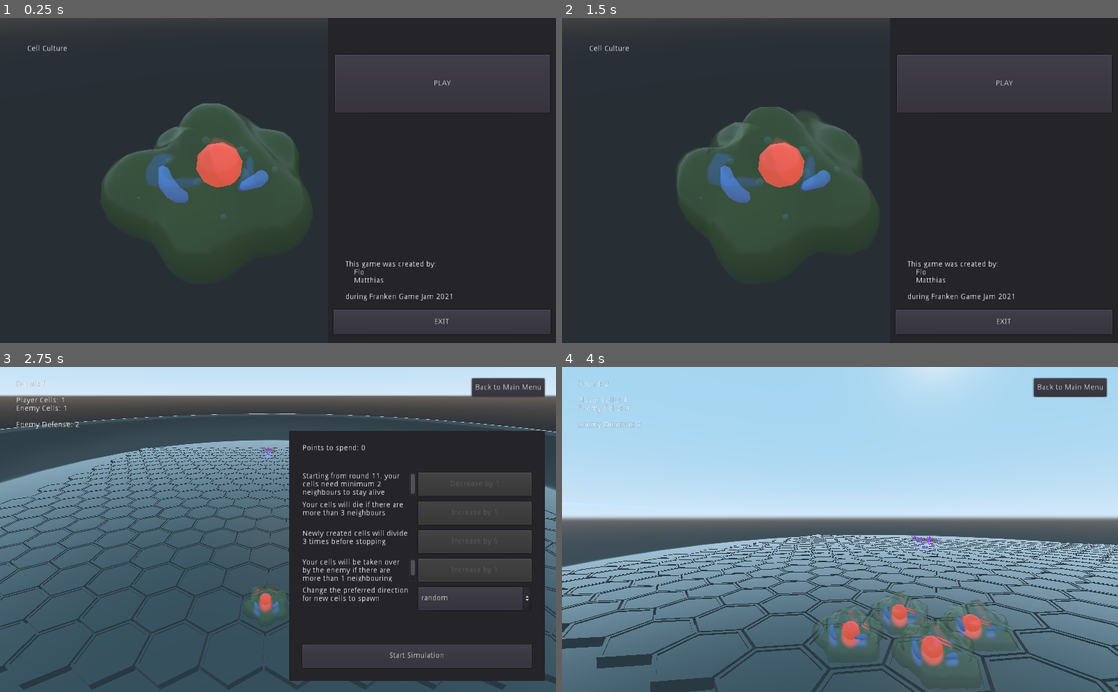
Above: before the commit, frames 1-4 (two rows, left to right).
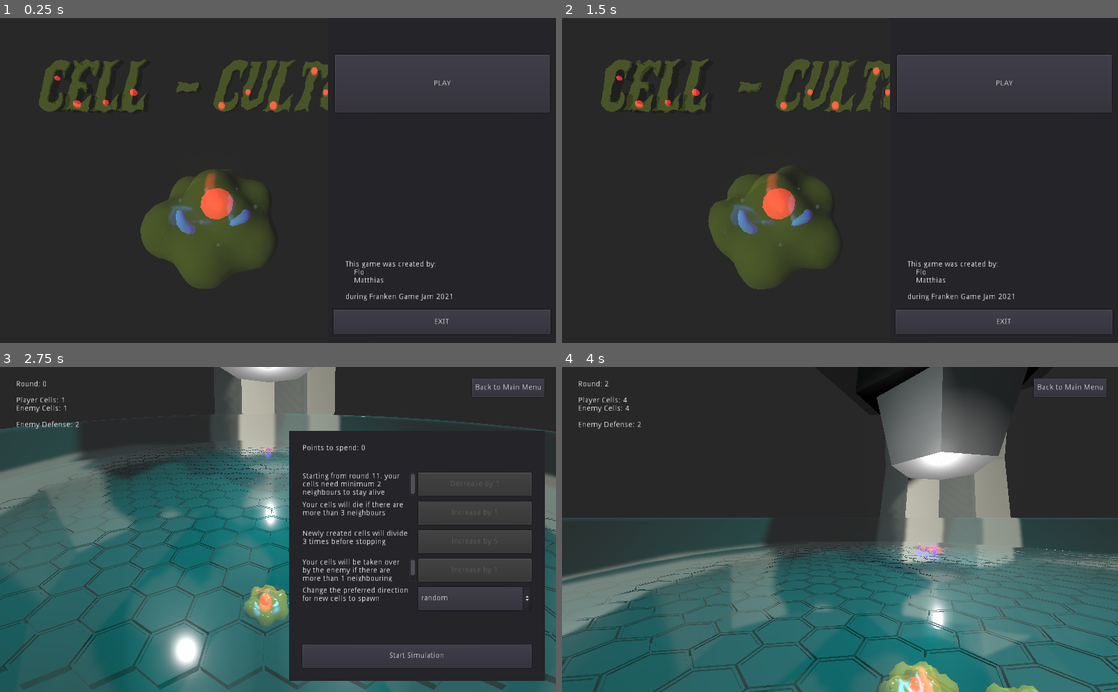
Above: after the commit, the same moments.

Repository: KrtzDev/cell-culture
Game: Godot game, scene res://MainMenu.tscn
Same seed, same stepped clock (60 frames per second), same inputs: the game is played once before the commit and once after it.
Inputs (mouse positions are in pixels of both pictures, inside the frame that each line leads up to):
- Up to frame 1 (0.25 s): no input
- Up to frame 2 (1.5 s): click "PLAY" at 0.5 s; click "Back to Main Menu" at 1.25 s
- Up to frame 3 (2.75 s): click "PLAY" at 2 s
- Up to frame 4 (4 s): click "Start Simulation" at 2.75 s; tap Enter (ui_accept) at 3.5, 3.77 s; move the mouse to (867, 529) at 3.52 s; hold Up (ui_up) from 3.53 s (still down); hold Q (lower) from 3.53 s (still down)

The runs differ from the first frame. In frame 1, 14% of the frame differs, in the area x 0-59%, y 0-83%; in frame 2, 14%; in frame 3, 46%; in frame 4, 93%, in the area x 0-100%, y 0-100%.

Commit message:
Lighting and Environment work

Diff:
--- a/cell-culture/CameraNode.tscn
+++ b/cell-culture/CameraNode.tscn
@@ -6,4 +6,4 @@
 script = ExtResource( 1 )
 
 [node name="Camera" type="ClippedCamera" parent="."]
-transform = Transform( 1, 0, 0, 0, 1, 0, 0, 0, 1, 0, 0, 0 )
+transform = Transform( 1, 0, 0, 0, 0.866025, 0.5, 0, -0.5, 0.866025, 0, 0, 0 )
--- /dev/null
+++ b/cell-culture/Cell-CultureText.tscn
@@ -0,0 +1,17 @@
+[gd_scene load_steps=5 format=2]
+
+[ext_resource path="res://models/other/Cell-CultureText.glb" type="PackedScene" id=1]
+[ext_resource path="res://models/shader/cellCore.tres" type="Material" id=2]
+[ext_resource path="res://models/shader/cell_enemy.gdshader" type="Shader" id=3]
+
+[sub_resource type="ShaderMaterial" id=1]
+shader = ExtResource( 3 )
+shader_param/Color = Color( 0.560784, 0.682353, 0.168627, 0.439216 )
+shader_param/strength = 4.0
+shader_param/Roughness = 0.17
+
+[node name="Cell-CultureText" instance=ExtResource( 1 )]
+
+[node name="Text002" parent="." index="0"]
+material/0 = SubResource( 1 )
+material/1 = ExtResource( 2 )
--- a/cell-culture/Level.tscn
+++ b/cell-culture/Level.tscn
@@ -1,15 +1,14 @@
-[gd_scene load_steps=6 format=2]
+[gd_scene load_steps=8 format=2]
 
 [ext_resource path="res://scripts/PetriDishCreator.gd" type="Script" id=1]
 [ext_resource path="res://CameraNode.tscn" type="PackedScene" id=2]
 [ext_resource path="res://Interface/Interface.tscn" type="PackedScene" id=3]
 [ext_resource path="res://petriDish.tscn" type="PackedScene" id=4]
 [ext_resource path="res://scripts/GameManager.gd" type="Script" id=5]
+[ext_resource path="res://microscope.tscn" type="PackedScene" id=6]
+[ext_resource path="res://Level_env.tres" type="Environment" id=7]
 
 [node name="Level" type="Spatial"]
-
-[node name="PetriDish" parent="." instance=ExtResource( 4 )]
-transform = Transform( 0.85, 0, 0, 0, 0.85, 0, 0, 0, 0.85, 8.71183, -0.1674, 7.3684 )
 
 [node name="GameManager" type="Spatial" parent="."]
 script = ExtResource( 5 )
@@ -18,6 +17,49 @@
 script = ExtResource( 1 )
 
 [node name="CameraNode" parent="." instance=ExtResource( 2 )]
-transform = Transform( -1, -4.37114e-08, -7.57103e-08, 0, 0.866025, -0.5, 8.74228e-08, -0.5, -0.866025, 9.2, 3.3, 16.9 )
+transform = Transform( -1, 0, 8.74227e-08, 0, 1, 0, -8.74228e-08, 0, -1, 9.2, 3.3, 16.9 )
 
 [node name="Interface" parent="." instance=ExtResource( 3 )]
+
+[node name="Lights" type="Spatial" parent="."]
+
+[node name="DirectionalLight" type="DirectionalLight" parent="Lights"]
+transform = Transform( 0.78301, -0.484361, 0.390244, 0.0819419, 0.702249, 0.7072, -0.616588, -0.521767, 0.589557, 59.9489, 55.8725, 44.6245 )
+light_color = Color( 1, 0.992157, 0.909804, 1 )
+light_energy = 1.734
+shadow_enabled = true
+shadow_color = Color( 0, 0.0470588, 0.0745098, 1 )
+
+[node name="DirectionalLight2" type="DirectionalLight" parent="Lights"]
+transform = Transform( 0.530496, 0.705836, -0.469436, 0, 0.553784, 0.83266, 0.847687, -0.441723, 0.29378, -62.9145, 81.5878, 62.7971 )
+light_color = Color( 0.886275, 1, 0.992157, 1 )
+light_energy = 0.266
+
+[node name="OmniLight" type="OmniLight" parent="Lights"]
+transform = Transform( 1, 0, 0, 0, 1, 0, 0, 0, 1, 8.74775, 3.00267, 4.34716 )
+light_energy = 5.11
+shadow_enabled = true
+omni_range = 7.66563
+
+[node name="OmniLight2" type="OmniLight" parent="Lights"]
+transform = Transform( 1, 0, 0, 0, 1, 0, 0, 0, 1, 11.7298, 4.18848, 11.8371 )
+light_energy = 5.11
+shadow_enabled = true
+omni_range = 7.66563
+
+[node name="OmniLight3" type="OmniLight" parent="Lights"]
+transform = Transform( 1, 0, 0, 0, 1, 0, 0, 0, 1, 5.76121, 5.07182, 11.615 )
+light_energy = 5.11
+shadow_enabled = true
+omni_range = 7.66563
+
+[node name="Environment" type="Spatial" parent="."]
+
+[node name="PetriDish" parent="Environment" instance=ExtResource( 4 )]
+transform = Transform( 0.85, 0, 0, 0, 0.85, 0, 0, 0, 0.85, 8.71183, -0.1674, 7.3684 )
+
+[node name="microscope" parent="Environment" instance=ExtResource( 6 )]
+transform = Transform( 0.9, 0, 0, 0, 0.9, 0, 0, 0, 0.9, 8.72293, -20.7888, 9.96698 )
+
+[node name="WorldEnvironment" type="WorldEnvironment" parent="."]
+environment = ExtResource( 7 )
--- /dev/null
+++ b/cell-culture/Level_env.tres
@@ -0,0 +1,30 @@
+[gd_resource type="Environment" load_steps=2 format=2]
+
+[sub_resource type="ProceduralSky" id=1]
+sky_top_color = Color( 0.160784, 0.160784, 0.160784, 1 )
+sky_horizon_color = Color( 0.160784, 0.160784, 0.160784, 1 )
+ground_bottom_color = Color( 0.160784, 0.160784, 0.160784, 1 )
+ground_horizon_color = Color( 0.160784, 0.160784, 0.160784, 1 )
+sun_latitude = -88.24
+sun_longitude = 123.53
+sun_angle_min = 0.0
+sun_angle_max = 0.0
+sun_energy = 0.0
+
+[resource]
+background_mode = 2
+background_sky = SubResource( 1 )
+background_color = Color( 0.262745, 0.25098, 0.25098, 1 )
+ssao_radius = 36.29
+ssao_intensity = 50.32
+ssao_radius2 = 21.14
+ssao_intensity2 = 24.49
+ssao_bias = 0.817
+ssao_light_affect = 0.07
+dof_blur_far_enabled = true
+dof_blur_far_distance = 54.9
+dof_blur_far_transition = 32.18
+dof_blur_near_enabled = true
+dof_blur_near_distance = 1.58
+dof_blur_near_transition = 4.14
+glow_enabled = true
--- /dev/null
+++ b/cell-culture/MainMenu.tres
@@ -0,0 +1,28 @@
+[gd_resource type="Environment" load_steps=2 format=2]
+
+[sub_resource type="ProceduralSky" id=1]
+sky_top_color = Color( 0.160784, 0.160784, 0.160784, 1 )
+sky_horizon_color = Color( 0.160784, 0.160784, 0.160784, 1 )
+ground_bottom_color = Color( 0.160784, 0.160784, 0.160784, 1 )
+ground_horizon_color = Color( 0.160784, 0.160784, 0.160784, 1 )
+sun_latitude = -88.24
+sun_longitude = 123.53
+sun_angle_min = 0.0
+sun_angle_max = 0.0
+sun_energy = 0.0
+
+[resource]
+background_mode = 2
+background_sky = SubResource( 1 )
+background_color = Color( 0.262745, 0.25098, 0.25098, 1 )
+ssao_radius = 36.29
+ssao_intensity = 50.32
+ssao_radius2 = 21.14
+ssao_intensity2 = 24.49
+ssao_bias = 0.817
+ssao_light_affect = 0.07
+dof_blur_far_distance = 741.96
+dof_blur_far_transition = 99.04
+dof_blur_near_distance = 1.58
+dof_blur_near_transition = 4.14
+glow_enabled = true
--- a/cell-culture/MainMenu.tscn
+++ b/cell-culture/MainMenu.tscn
@@ -1,17 +1,20 @@
-[gd_scene load_steps=3 format=2]
+[gd_scene load_steps=5 format=2]
 
 [ext_resource path="res://cell.tscn" type="PackedScene" id=1]
+[ext_resource path="res://Cell-CultureText.tscn" type="PackedScene" id=2]
+[ext_resource path="res://MainMenu.tres" type="Environment" id=3]
 [ext_resource path="res://scripts/MainMenuScript.gd" type="Script" id=5]
 
 [node name="MainMenu" type="Spatial"]
 script = ExtResource( 5 )
 
 [node name="Cell" parent="." instance=ExtResource( 1 )]
+transform = Transform( 1, 0, 0, 0, 1, 0, 0, 0, 1, -0.266361, 0.389752, 0 )
 
 [node name="Spatial" type="Spatial" parent="Cell"]
 
 [node name="Camera" type="Camera" parent="Cell/Spatial"]
-transform = Transform( 1, 0, 0, 0, 0.785814, 0.618463, 0, -0.618463, 0.785814, 0.501034, 1.2385, 1.57656 )
+transform = Transform( 1, 0, 0, 0, 0.785814, 0.618463, 0, -0.618463, 0.785814, 0.764237, 2.15351, 2.00664 )
 
 [node name="Control" type="Control" parent="."]
 anchor_right = 1.0
@@ -73,18 +76,15 @@
 "_edit_use_anchors_": false
 }
 
-[node name="Label" type="Label" parent="Control"]
-margin_left = 50.0
-margin_top = 50.0
-margin_right = 605.0
-margin_bottom = 153.0
-size_flags_horizontal = 3
-size_flags_vertical = 3
-size_flags_stretch_ratio = 0.0
-text = "Cell Culture"
-__meta__ = {
-"_edit_use_anchors_": false
-}
+[node name="Cell-CultureText" parent="." instance=ExtResource( 2 )]
+transform = Transform( 0.5, 0, 0, 0, 0.426966, 0.260192, 0, -0.260192, 0.426966, -0.445912, 1.25626, -1.17152 )
+
+[node name="DirectionalLight" type="DirectionalLight" parent="."]
+transform = Transform( 0.823978, 0.371991, -0.427414, 0, 0.75432, 0.656507, 0.566622, -0.540947, 0.621543, -2.01439, 2.76457, 2.62198 )
+light_specular = 0.0
+
+[node name="WorldEnvironment" type="WorldEnvironment" parent="."]
+environment = ExtResource( 3 )
 
 [connection signal="pressed" from="Control/Panel/Play_Button" to="." method="_on_Play_Button_pressed"]
 [connection signal="pressed" from="Control/Panel/Exit_Button" to="." method="_on_Exit_Button_pressed"]
--- /dev/null
+++ b/cell-culture/microscope.tscn
@@ -0,0 +1,11 @@
+[gd_scene load_steps=4 format=2]
+
+[ext_resource path="res://models/shader/microscopeBlack.tres" type="Material" id=1]
+[ext_resource path="res://models/shader/microscopeWhiteMetal.tres" type="Material" id=2]
+[ext_resource path="res://models/other/microscope.glb" type="PackedScene" id=3]
+
+[node name="microscope" instance=ExtResource( 3 )]
+
+[node name="Cube" parent="." index="0"]
+material/0 = ExtResource( 2 )
+material/1 = ExtResource( 1 )
--- /dev/null
+++ b/cell-culture/models/shader/microscopeBlack.tres
@@ -0,0 +1,4 @@
+[gd_resource type="SpatialMaterial" format=2]
+
+[resource]
+albedo_color = Color( 0.109804, 0.109804, 0.109804, 1 )
--- /dev/null
+++ b/cell-culture/models/shader/microscopeWhiteMetal.tres
@@ -0,0 +1,6 @@
+[gd_resource type="SpatialMaterial" format=2]
+
+[resource]
+albedo_color = Color( 0.878431, 0.878431, 0.878431, 1 )
+metallic = 1.0
+roughness = 0.67
Binary file added: cell-culture/models/other/Cell-CultureText.glb
Not shown, added: cell-culture/models/other/Cell-CultureText.glb.import
Binary file added: cell-culture/models/other/microscope.glb
Not shown, added: cell-culture/models/other/microscope.glb.import
Not shown, added: cell-culture/sprites/vintage_measuring_lab_4k.exr.import
Not shown, added: cell-culture/sprites/vintage_measuring_lab_4k.exr
